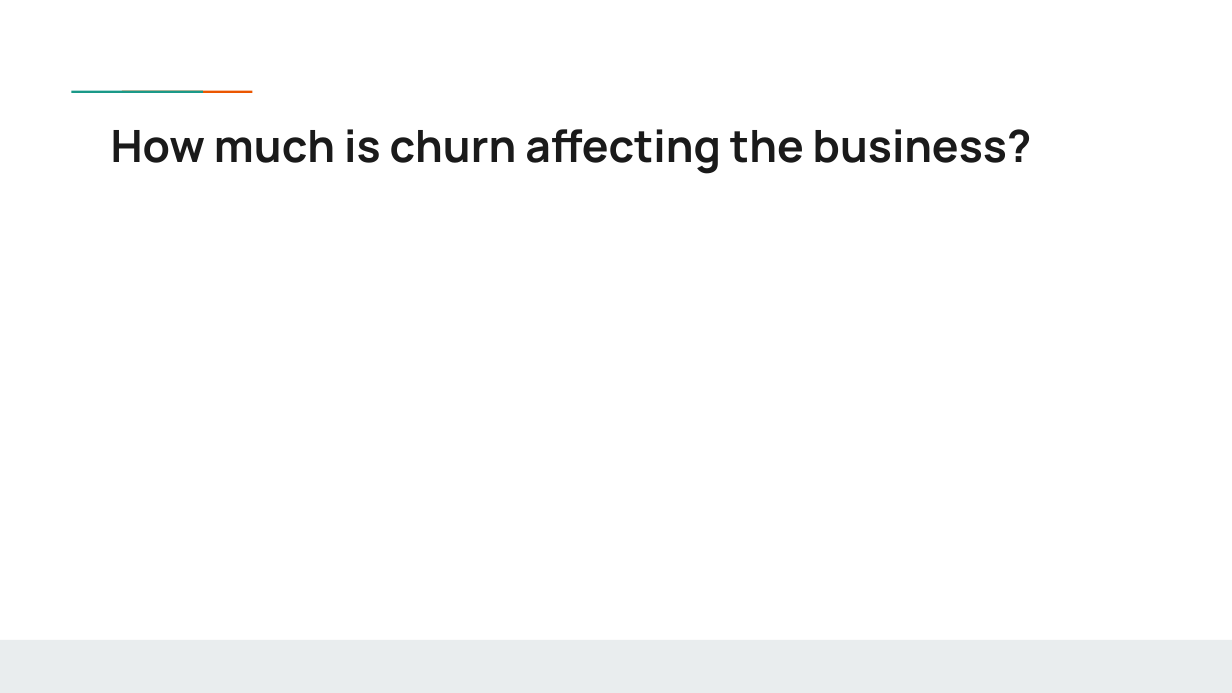
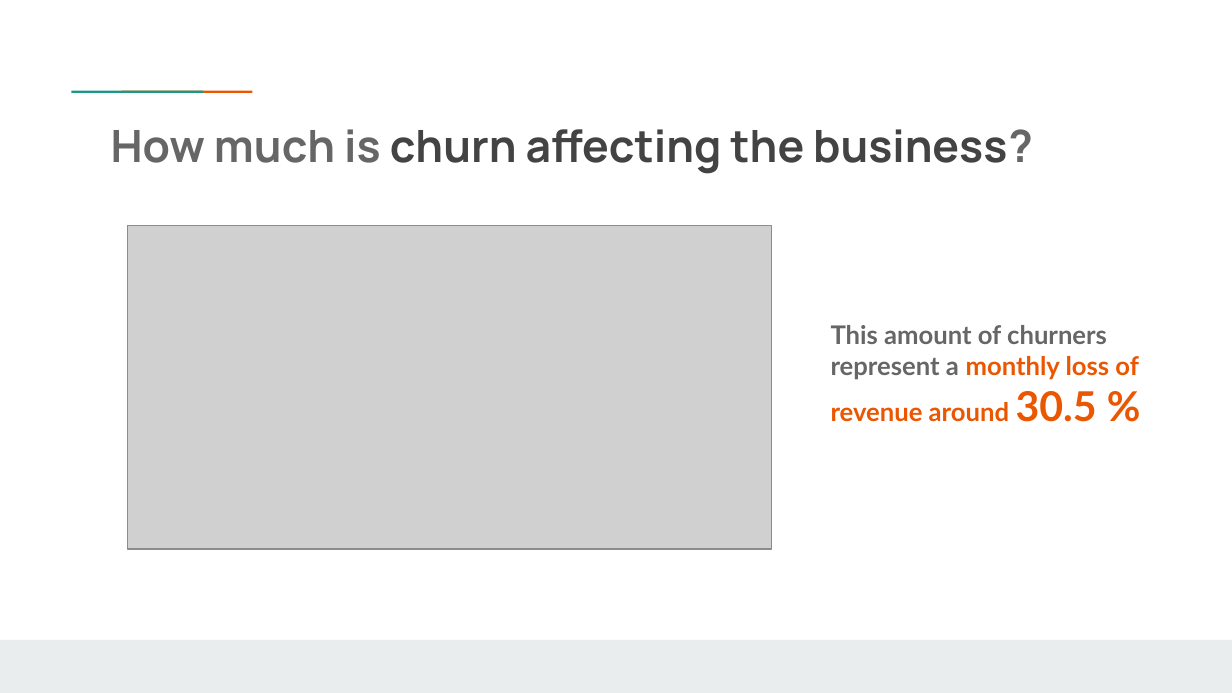
Before and after one commit to weinerkervens/churn_analysis, a slide deck: slide 7 of presentation.pptx. Drawn at 1232x693 pixels with LibreOffice and Linux fonts; fonts in the diff are those of the drawing; grey boxes stand for pictures; background and template pictures are left out. Boxes give left, top, right and bottom in pixels: in the first picture for what was removed or moved away, otherwise in the second. Text is boxed around its words. In the diff, an @@ line names an element or a change of style, - is before the commit and + after.

```diff
--- a/presentation.pptx
+++ b/presentation.pptx
@@ title "How much is churn affecting ..." at (111,129,1033,174): text colour #1A1A1A to #666666 in "How much is business?"; text colour #1A1A1A to #434343 in "churn affecting the business?" @@
@@ picture added at (127,225,771,549) @@
@@ text added at (831,325,1139,422), 15 pt, text #EB5600, bold @@
+This amount of churners represent a monthly loss of revenue around 30.5 %
```
Also in this commit, not shown: 2 other slides changed, 25 slides added, 13 other files.
